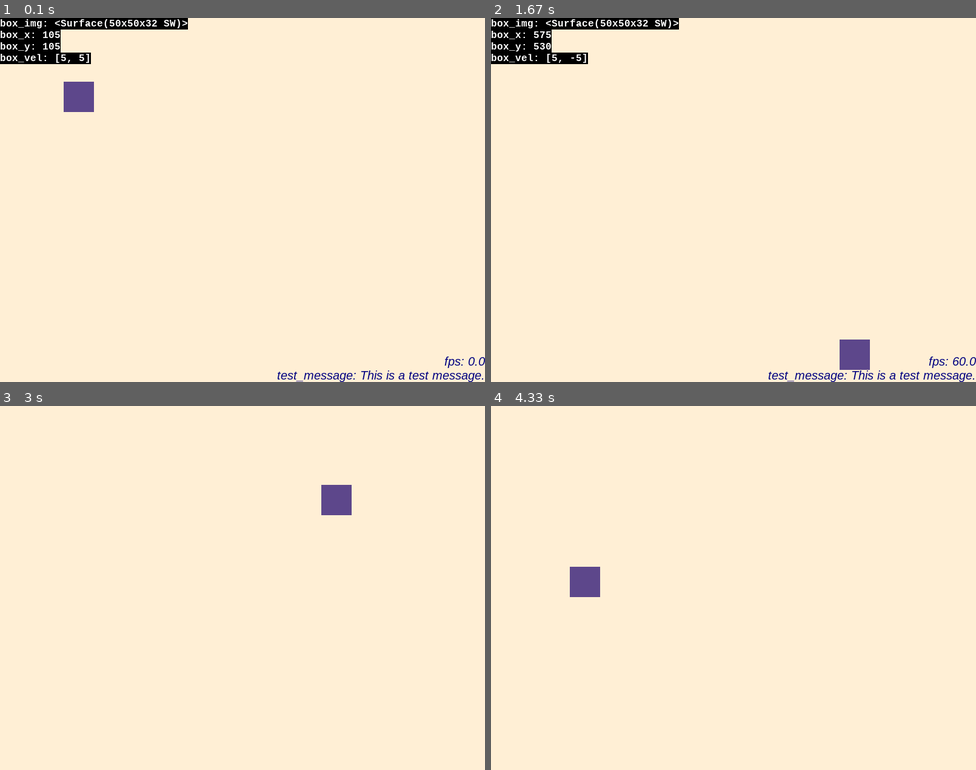
Above: before the commit, frames 1-4 (two rows, left to right).
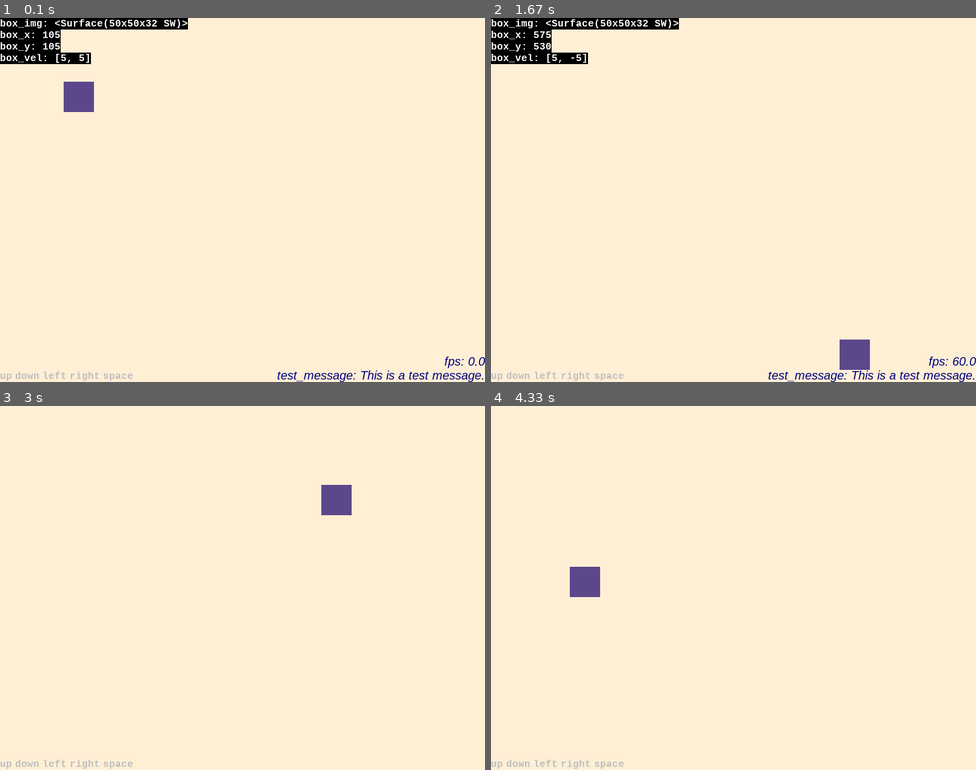
Above: after the commit, the same moments.

Repository: joshjaysalazar/pygame-utility-pack
Game: pygame game, started from examples/debug_example.py
Same seed, same stepped clock (60 frames per second), same inputs: the game is played once before the commit and once after it.
Inputs:
- Up to frame 1 (0.1 s): no input
- Up to frame 2 (1.67 s): hold V 0.33-0.8 s; hold Right 0.33-0.8 s; tap V at 0.83 s
- Up to frame 3 (3 s): tap V at 2.17 s
- Up to frame 4 (4.33 s): no input

The runs differ from the first frame. In frame 1, 0.2% of the frame differs, in the area x 0-28%, y 97-100%; in frame 2, 0.2%; in frame 3, 0.2%; in frame 4, 0.2%.

Commit message:
Created the input overlay basic functionality

Diff:
--- a/examples/debug_example.py
+++ b/examples/debug_example.py
@@ -1,6 +1,6 @@
 import pygame
 import sys
-from pygkit.debug import DebugOverlay
+from pygkit.debug import DebugOverlay, InputOverlay
 
 # Constants
 SCREEN_WIDTH = 800
@@ -28,8 +28,19 @@
         # Clock for controlling framerate
         self.clock = pygame.time.Clock()
 
-        # Initialize DebugOverlay
-        self.debug = DebugOverlay(self.screen)
+        # Initialize overlays
+        self.debug_overlay = DebugOverlay(self.screen)
+        expected_inputs = [
+            pygame.K_UP,
+            pygame.K_DOWN,
+            pygame.K_LEFT,
+            pygame.K_RIGHT,
+            pygame.K_SPACE,
+        ]
+        self.input_overlay = InputOverlay(
+            self.screen,
+            expected_inputs=expected_inputs
+        )
 
         # Create a Box instance
         self.sprite = Box(100, 100, 5, 5, 50, 50, "mediumpurple4")
@@ -53,7 +64,7 @@
                 # Check for V key press, toggle debug visibility if pressed
                 if event.type == pygame.KEYDOWN and event.key == pygame.K_v:
                     # Toggle the debug overlay
-                    self.debug.visible = not self.debug.visible
+                    self.debug_overlay.visible = not self.debug_overlay.visible
 
             # Draw background
             self.screen.fill("papayawhip")
@@ -63,14 +74,14 @@
             self.screen.blit(self.sprite.image, self.sprite.rect)
 
             # Draw the top-left debug overlay
-            self.debug.set_font(
+            self.debug_overlay.set_font(
                 name="Courier New",
                 size=16,
                 bold=True,
                 italic=False,
                 color="white"
             )
-            self.debug.draw(
+            self.debug_overlay.draw(
                 box_img=self.sprite.image,
                 box_x=self.sprite.rect.x,
                 box_y=self.sprite.rect.y,
@@ -78,19 +89,22 @@
             )
 
             # Draw the bottom-right debug overlay
-            self.debug.set_font(
+            self.debug_overlay.set_font(
                 name="Arial",
                 size=20,
                 bold=False,
                 italic=True,
                 color="navy"
             )
-            self.debug.draw(
+            self.debug_overlay.draw(
                 position="bottomright",
                 background_enabled=False,
                 fps=round(self.clock.get_fps(), 2),
                 test_message="This is a test message."
             )
+
+            # Draw the input overlay in the bottom-left corner
+            self.input_overlay.draw(position="bottomleft")
 
             # Update the display and limit the framerate
             pygame.display.flip()
--- a/pygkit/debug/__init__.py
+++ b/pygkit/debug/__init__.py
@@ -1 +1,2 @@
 from .debug_overlay import DebugOverlay
+from .input_overlay import InputOverlay
--- /dev/null
+++ b/pygkit/debug/input_overlay.py
@@ -0,0 +1,68 @@
+import pygame
+
+
+class InputOverlay:
+    def __init__(self, screen, expected_inputs=None):
+        self.screen = screen
+        self.expected_inputs = expected_inputs
+        self.font = pygame.font.SysFont('Courier New', 16, bold=True)
+        self.font_color = 'black'
+        self.overlay_surface = pygame.Surface(
+            self.screen.get_size(),
+            pygame.SRCALPHA
+        )
+        self.current_inputs = set()
+
+    def update_current_inputs(self):
+        pressed_keys = pygame.key.get_pressed()
+
+        if self.expected_inputs:
+            keys_to_check = self.expected_inputs
+        else:
+            keys_to_check = range(len(pressed_keys))
+
+        for key_code in keys_to_check:
+            if pressed_keys[key_code]:
+                self.current_inputs.add(key_code)
+            else:
+                self.current_inputs.discard(key_code)
+
+    def draw(self, position):
+        self.update_current_inputs()
+
+        self.overlay_surface.fill((0, 0, 0, 0))
+
+        if self.expected_inputs:
+            inputs_to_draw = self.expected_inputs
+        else:
+            inputs_to_draw = list(self.current_inputs)
+
+        text_surfaces = []
+        for input_code in inputs_to_draw:
+            input_name = pygame.key.name(input_code)
+            input_detected = input_code in self.current_inputs
+            input_color = self.font_color if input_detected else 'grey'
+            text = self.font.render(input_name, True, input_color)
+            text_surfaces.append(text)
+
+        x_offset, y_offset = 0, 0
+        space_between_keys = 5
+        if position == 'topleft':
+            x_offset = 0
+            y_offset = 0
+        elif position == 'topright':
+            y_offset = 0
+        elif position == 'bottomleft':
+            x_offset = 0
+            y_offset = self.screen.get_height() - self.font.get_linesize()
+        elif position == 'bottomright':
+            y_offset = self.screen.get_height() - self.font.get_linesize()
+
+        for text in text_surfaces:
+            if position == 'topright' or position == 'bottomright':
+                x_offset = self.screen.get_width() - text.get_width() * len(text_surfaces) - space_between_keys * (len(text_surfaces) - 1)
+
+            self.overlay_surface.blit(text, (x_offset, y_offset))
+            x_offset += text.get_width() + space_between_keys
+
+        self.screen.blit(self.overlay_surface, (0, 0))
